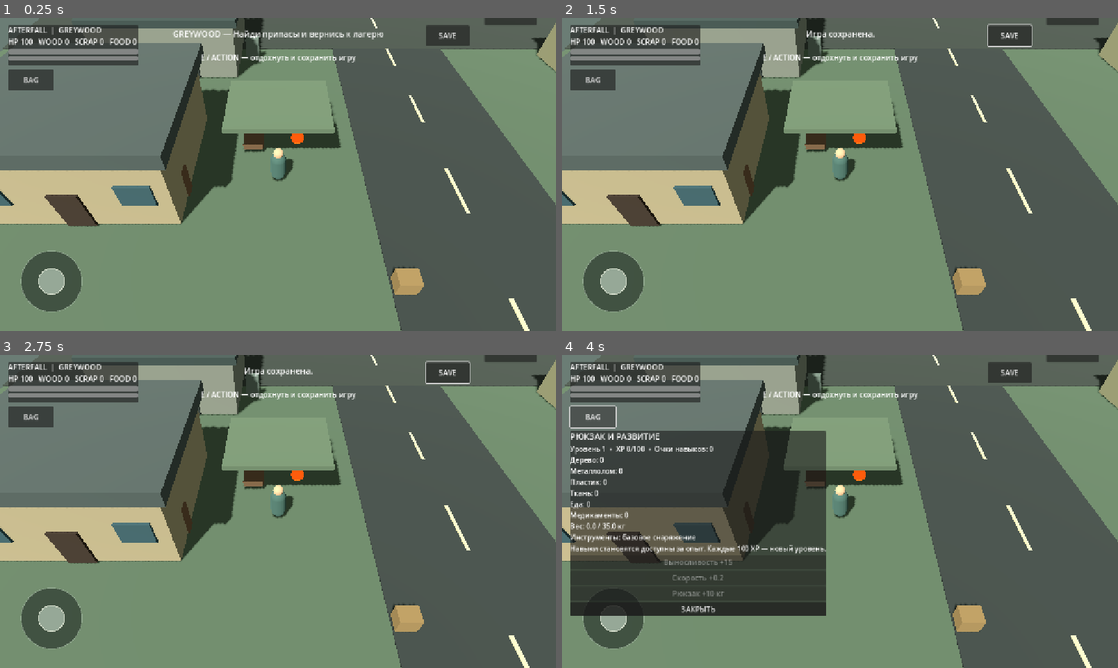
Above: before the commit, frames 1-4 (two rows, left to right).
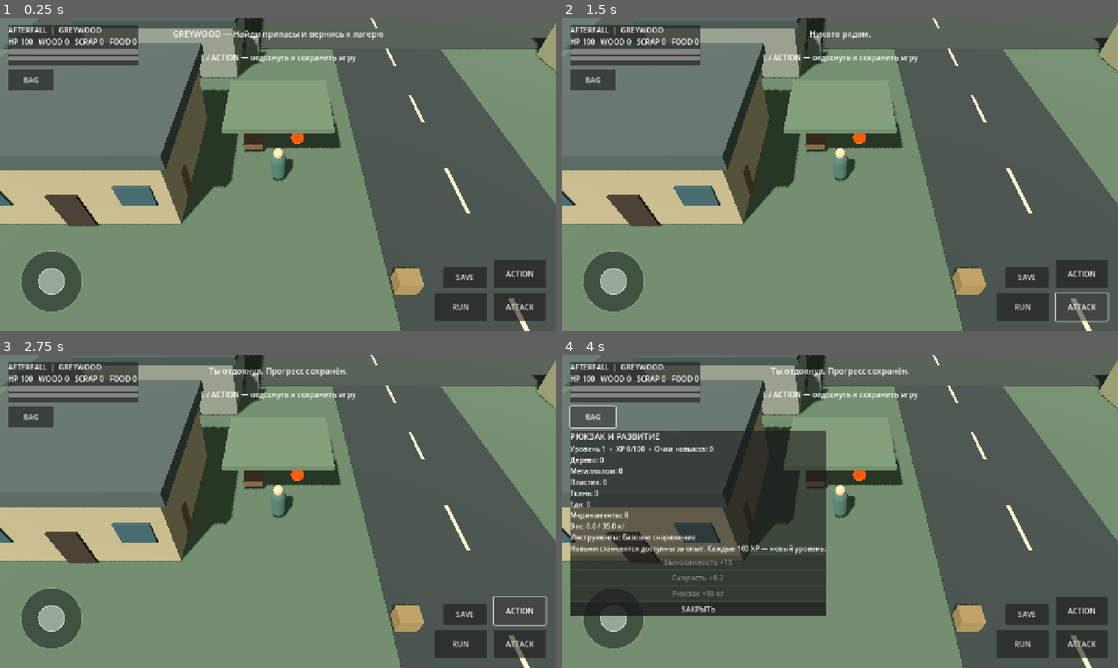
Above: after the commit, the same moments.

Repository: anriell666-byte/AshenForge
Game: Godot game, scene res://scenes/Main.tscn
Two runs of this game, one before a commit and one after it. Both use one fixed random seed, a clock stepped at 60 frames per second and the inputs below.
Inputs (mouse positions are in pixels of both pictures, inside the frame that each line leads up to):
- Up to frame 1 (0.25 s): no input
- Up to frame 2 (1.5 s): click "SAVE" at 0.5 s; click (1079, 305) at 1.25 s, where only the run after the commit has a clickable "ATTACK"
- Up to frame 3 (2.75 s): click (517, 611) at 2 s, where only the run after the commit has a clickable "ACTION"
- Up to frame 4 (4 s): click (1023, 642) at 2.75 s, where only the run after the commit has a clickable "RUN"; click "BAG" at 3.5 s

The runs differ from the first frame. In frame 1, 3.6% of the frame differs, in the area x 76-99%, y 0-97%; in frame 2, 3.3%; in frame 3, 3.4%; in frame 4, 3.9%, in the area x 37-99%, y 0-97%.

Commit message:
Fix mobile combat controls and prepare stable Android updates

Diff:
--- a/scripts/infected.gd
+++ b/scripts/infected.gd
@@ -1,8 +1,8 @@
 extends CharacterBody3D
 
 var target
-var speed: float = 1.65
-var health: float = 3.0
+var speed: float = 1.5
+var health: float = 2.0
 var attack_timer: float = 0.0
 
 func _ready() -> void:
@@ -46,7 +46,7 @@
     move_and_slide()
     if distance < 1.35 and attack_timer <= 0.0:
         attack_timer = 1.25
-        target.call("take_damage", 9.0)
+        target.call("take_damage", 7.0)
 
 func take_hit() -> void:
     health -= 1.0
--- a/scripts/main.gd
+++ b/scripts/main.gd
@@ -296,22 +296,18 @@
     joystick.offset_bottom = -25
     layer.add_child(joystick)
     joystick.vector_changed.connect(_on_joystick_changed)
-    var action_button := _make_ui_button(layer, "ACTION", Vector2(-165, -125), Vector2(120, 64))
-    action_button.anchor_left = 1.0
-    action_button.anchor_right = 1.0
+    var attack_button := _make_ui_button(layer, "ATTACK", Vector2.ZERO, Vector2(120, 64))
+    _place_bottom_right(attack_button, 24.0, 24.0)
+    attack_button.pressed.connect(func(): player.call("perform_attack"))
+    var action_button := _make_ui_button(layer, "ACTION", Vector2.ZERO, Vector2(120, 64))
+    _place_bottom_right(action_button, 24.0, 100.0)
     action_button.pressed.connect(interact)
-    var run_button := _make_ui_button(layer, "RUN", Vector2(-300, -125), Vector2(120, 64))
-    run_button.anchor_left = 1.0
-    run_button.anchor_right = 1.0
+    var run_button := _make_ui_button(layer, "RUN", Vector2.ZERO, Vector2(120, 64))
+    _place_bottom_right(run_button, 160.0, 24.0)
     run_button.button_down.connect(_set_touch_sprint.bind(true))
     run_button.button_up.connect(_set_touch_sprint.bind(false))
-    var attack_button := _make_ui_button(layer, "ATTACK", Vector2(-165, -48), Vector2(120, 64))
-    attack_button.anchor_left = 1.0
-    attack_button.anchor_right = 1.0
-    attack_button.pressed.connect(func(): player.call("perform_attack"))
-    var save_button := _make_ui_button(layer, "SAVE", Vector2(-300, 16), Vector2(100, 48))
-    save_button.anchor_left = 1.0
-    save_button.anchor_right = 1.0
+    var save_button := _make_ui_button(layer, "SAVE", Vector2.ZERO, Vector2(100, 48))
+    _place_bottom_right(save_button, 160.0, 100.0)
     save_button.pressed.connect(save_game)
     var bag_button := _make_ui_button(layer, "BAG", Vector2(18, 118), Vector2(105, 48))
     bag_button.pressed.connect(toggle_inventory)
@@ -325,6 +321,16 @@
     button.add_theme_font_size_override("font_size", 17)
     parent.add_child(button)
     return button
+
+func _place_bottom_right(button: Control, right_margin: float, bottom_margin: float) -> void:
+    button.anchor_left = 1.0
+    button.anchor_right = 1.0
+    button.anchor_top = 1.0
+    button.anchor_bottom = 1.0
+    button.offset_left = -(right_margin + button.size.x)
+    button.offset_right = -right_margin
+    button.offset_top = -(bottom_margin + button.size.y)
+    button.offset_bottom = -bottom_margin
 
 func _build_inventory_panel(layer: CanvasLayer) -> void:
     inventory_panel = PanelContainer.new()
@@ -419,6 +425,17 @@
 func _refresh_context_hint() -> void:
     if not context_label or not player:
         return
+    var nearest_enemy: Node = null
+    var enemy_distance := 2.6
+    for enemy in infected:
+        if is_instance_valid(enemy):
+            var current_enemy_distance: float = player.global_position.distance_to(enemy.global_position)
+            if current_enemy_distance < enemy_distance:
+                enemy_distance = current_enemy_distance
+                nearest_enemy = enemy
+    if nearest_enemy:
+        context_label.text = "ATTACK — ударить заражённого"
+        return
     var nearest_drop: Dictionary = {}
     var drop_distance := 2.2
     for drop in loot_drops:
@@ -521,7 +538,7 @@
 
 func player_attack() -> void:
     var nearest: Node = null
-    var best := 2.2
+    var best := 2.6
     for enemy in infected:
         if is_instance_valid(enemy):
             var d: float = player.global_position.distance_to(enemy.global_position)
@@ -602,7 +619,8 @@
     var saved_position = parsed.get("position", [])
     if saved_position is Array and saved_position.size() == 3:
         player.global_position = Vector3(float(saved_position[0]), float(saved_position[1]), float(saved_position[2]))
-    player.health = float(parsed.get("health", player.max_health))
+    player.max_stamina = maxf(50.0, float(parsed.get("max_stamina", player.max_stamina)))
+    player.health = clampf(float(parsed.get("health", player.max_health)), 0.0, player.max_health)
     player.stamina = clampf(float(parsed.get("stamina", player.max_stamina)), 0.0, player.max_stamina)
     var saved_inventory = parsed.get("inventory", {})
     if saved_inventory is Dictionary:
@@ -621,7 +639,6 @@
     carry_capacity = maxf(10.0, float(parsed.get("carry_capacity", carry_capacity)))
     player.move_speed = maxf(1.0, float(parsed.get("move_speed", player.move_speed)))
     player.sprint_speed = maxf(player.move_speed, float(parsed.get("sprint_speed", player.sprint_speed)))
-    player.max_stamina = maxf(50.0, float(parsed.get("max_stamina", player.max_stamina)))
     var saved_ids = parsed.get("salvaged", [])
     if saved_ids is Array:
         for saved_id in saved_ids:
--- a/scripts/player.gd
+++ b/scripts/player.gd
@@ -106,5 +106,5 @@
 func perform_attack() -> void:
     if attack_cooldown > 0.0 or main_game == null:
         return
-    attack_cooldown = 0.55
+    attack_cooldown = 0.45
     main_game.call("player_attack")
Not shown, changed: export_presets.cfg
